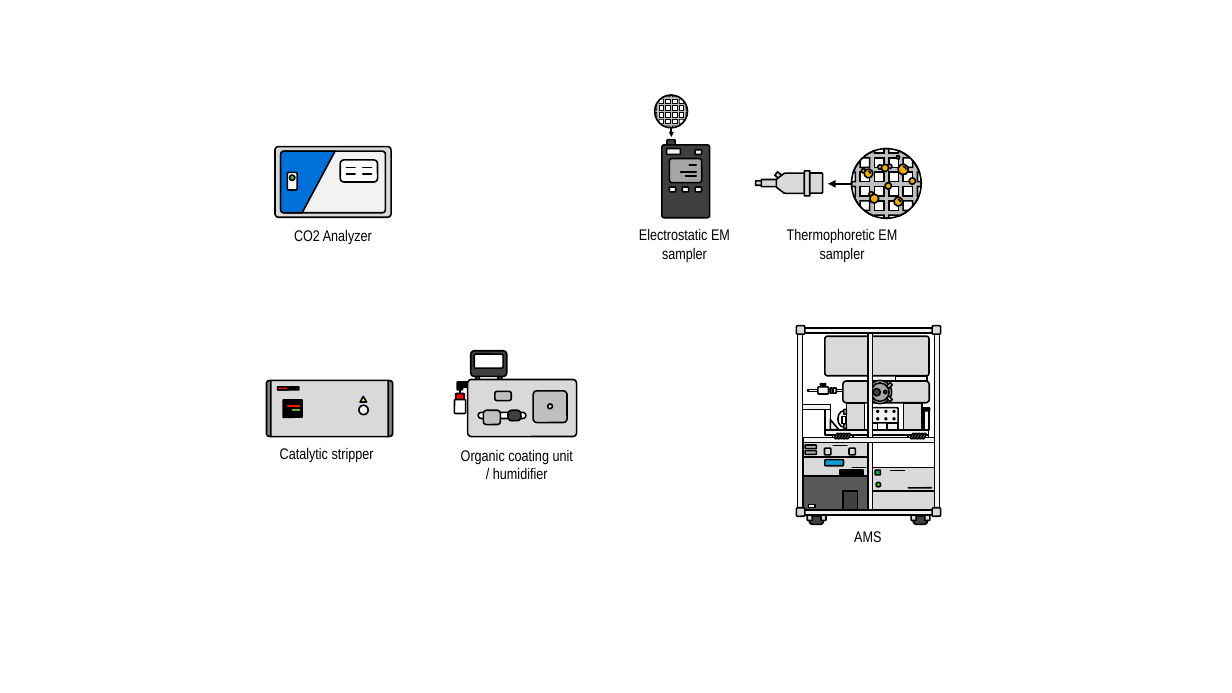
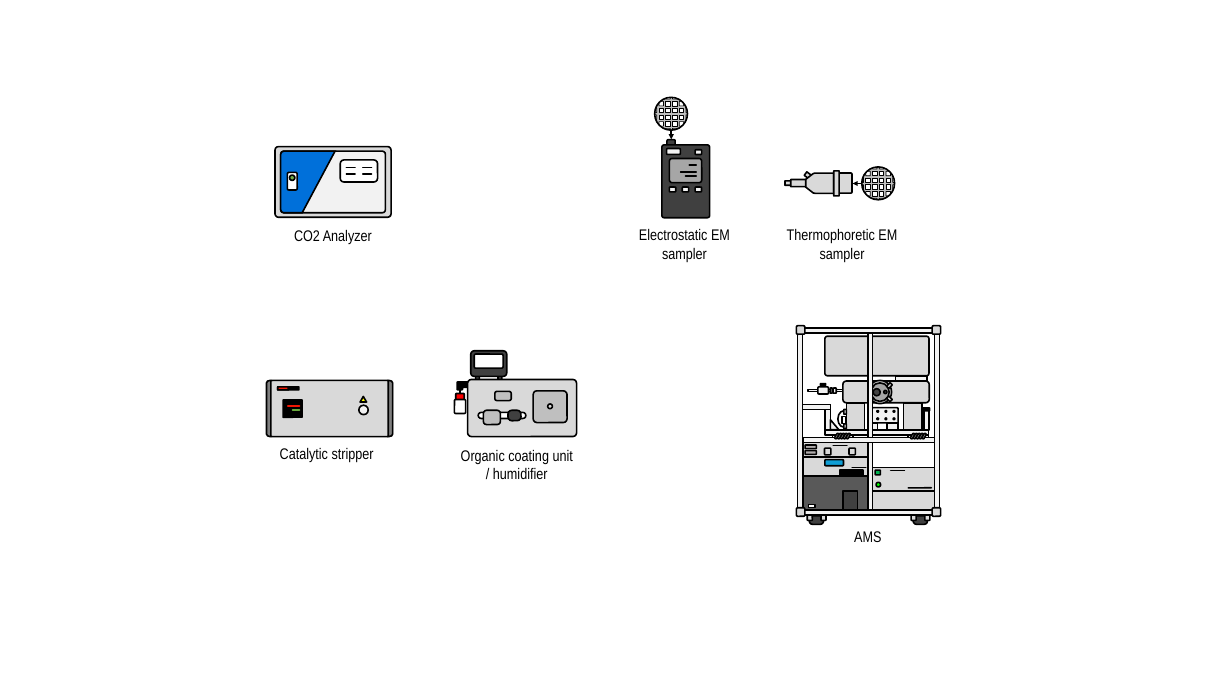
Before and after one commit to tsipkens/aerosol-icon-project, a slide deck: slide 4 of icons.pptx. Drawn at 1232x693 pixels with LibreOffice and Linux fonts; fonts in the diff are those of the drawing. Boxes give left, top, right and bottom in pixels: in the first picture for what was removed or moved away, otherwise in the second. Text is boxed around its words. In the diff, an @@ line names an element or a change of style, - is before the commit and + after.

```diff
--- a/icons.pptx
+++ b/icons.pptx
@@ freeform shape at (655,97,689,130): outline redrawn @@
@@ 5 rounded rectangles, 1 freeform shape: place and size @@
-5 rounded rectangles, 1 freeform shape at (756,171,823,196)
+5 rounded rectangles, 1 freeform shape at (786,171,852,196)
@@ ellipse: place and size @@
-ellipse at (852,149,921,218)
+ellipse at (862,167,896,201)
@@ freeform shape: place and size @@
-freeform shape at (852,149,921,218)
+freeform shape at (862,167,896,201)
@@ freeform shape at (862,167,896,201): outline #000000 1.25 pt to #000000 0.5 pt @@
@@ arrow moved from (851, 184) - (828, 184) to (862, 184) - (853, 184) @@
@@ group removed at (861,155,917,208): 12 freeform shapes, 3 arc (boxed as its full ellipse)s @@
```
Also in this commit, not shown: 2 other slides changed, 36 other files.
